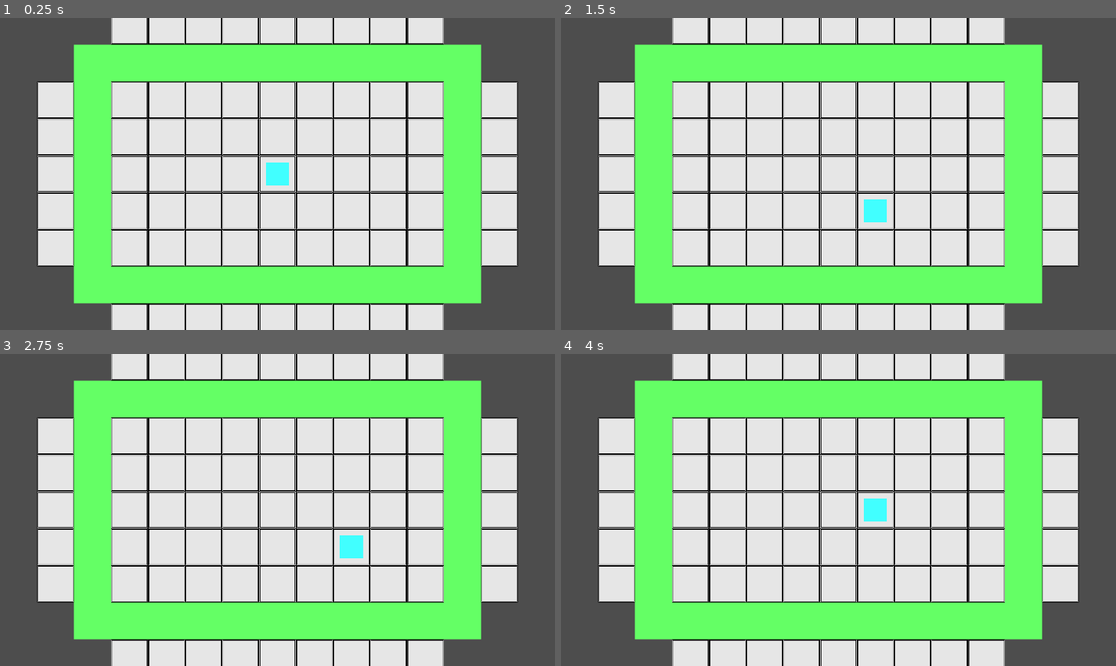
Above: before the commit, frames 1-4 (two rows, left to right).
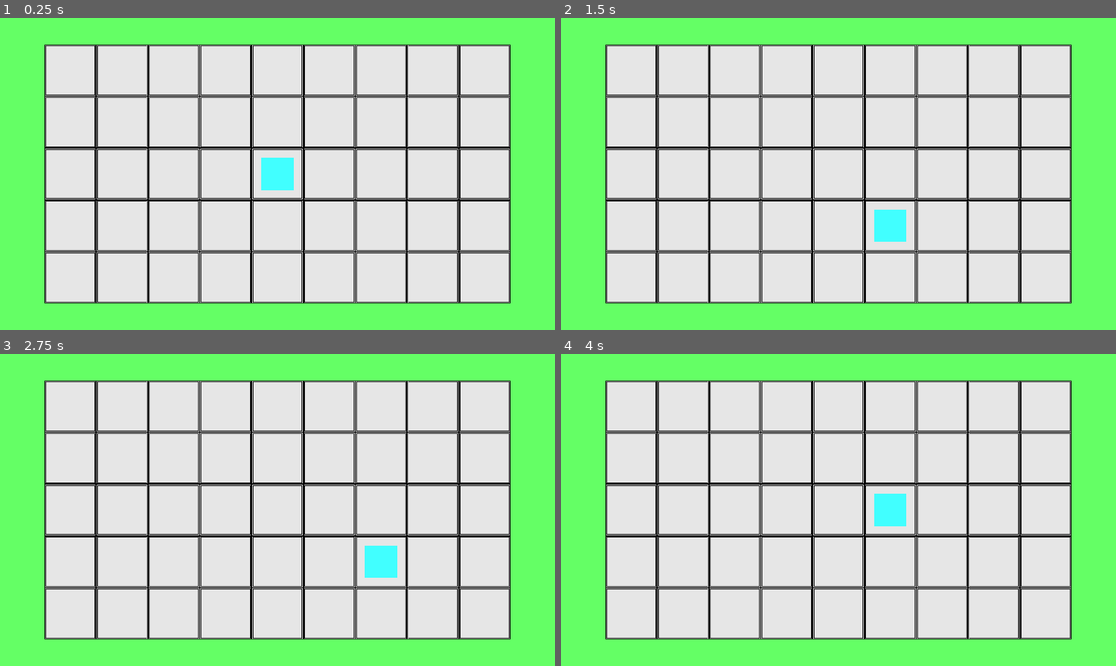
Above: after the commit, the same moments.

Repository: fantasticyeyplustiger/go-go-go
Game: Godot game, scene res://Levels/testing_level.tscn
The game is run twice, just before and just after one commit, with the same random seed, the same clock (stepped at 60 frames per second) and the same inputs. The project has no main scene, so this scene is started directly.
Inputs:
- Up to frame 1 (0.25 s): no input
- Up to frame 2 (1.5 s): tap Enter at 0.5 s; hold D (right) 0.53-1.28 s; tap Space at 1.25 s; hold S (down) from 1.28 s (still down)
- Up to frame 3 (2.75 s): tap Enter at 2 s; release S (down) at 2.03 s; hold D (right) from 2.03 s (still down)
- Up to frame 4 (4 s): tap Space at 2.75 s; release D (right) at 2.78 s; hold W (up) 2.78-3.53 s; tap Enter at 3.5 s; hold A (left) from 3.53 s (still down)

The runs differ from the first frame. In frame 1, 67% of the frame differs, in the area x 0-100%, y 0-100%; in frame 2, 67%; in frame 3, 68%; in frame 4, 67%.

Commit message:
whole bunch of level code

Diff:
--- a/GoGoGo!/Levels/LevelScript.gd
+++ b/GoGoGo!/Levels/LevelScript.gd
@@ -1,51 +1,91 @@
 extends Node2D
 
+#region export variables
 @export var rows = 0
 @export var columns = 0
 @export var beats_per_minute = 0
-
+@export var attack_spot_limit = 0
+
+# needed to set spawn positions
+# directions are the direction obstacle will roll down
+@export var start_up_row = Vector2()
+@export var start_down_row = Vector2()
+@export var start_left_column = Vector2()
+@export var start_right_column = Vector2()
+#endregion
+
+#region variables
 enum obstacles {NONE, BOULDER, ROCK_PELLET, STEEL_BALL, IRON_PELLET}
 
 var rng = RandomNumberGenerator.new()
-var wave = 0
+var wave = 1
 var tile_size = 256
 
+# obstacles will move in that direction when attacking
 var attack_right_rows = []
 var attack_left_rows = []
 var attack_up_columns = []
 var attack_down_columns = []
 
+# obstacles will move in that direction once spawned at that position in the array
+var spawn_to_right = []
+var spawn_to_left = []
+var spawn_to_up = []
+var spawn_to_down = []
+#endregion
+
 #region obstacle variables
-var bouler = preload("res://Obstacles/Boulder.tscn").instantiate()
+var boulder = preload("res://Obstacles/Boulder.tscn").instantiate()
 var steel_ball = preload("res://Obstacles/SteelBall.tscn").instantiate()
 var rock_pellet = preload("res://Obstacles/RockPellet.tscn").instantiate()
 var iron_pellet = preload("res://Obstacles/IronPellet.tscn").instantiate()
 #endregion
 
 
-
-# Called when the node enters the scene tree for the first time.
 func _ready():
 
+	#region initializing arrays
 	attack_right_rows.resize(rows)
 	attack_left_rows.resize(rows)
+	spawn_to_right.resize(rows)
+	spawn_to_left.resize(rows)
 	attack_up_columns.resize(columns)
 	attack_down_columns.resize(columns)
-
+	spawn_to_up.resize(columns)
+	spawn_to_down.resize(columns)
+
+	initialize_obstacle_spawner_positions(rows, spawn_to_left, start_left_column, 0, tile_size)
+	initialize_obstacle_spawner_positions(rows, spawn_to_right, start_right_column, 0, tile_size)
+	initialize_obstacle_spawner_positions(columns, spawn_to_up, start_up_row, tile_size, 0)
+	initialize_obstacle_spawner_positions(columns, spawn_to_down, start_down_row, tile_size, 0)
+#endregion
 
 	$Timer.wait_time = 2
 	pass # Replace with function body.
+
+'''
+-- INITIALIZE OBSTACLE SPAWNER POSITIONS --
+- initializes the positions of every obstacle spawner
+- called by ready
+'''
+func initialize_obstacle_spawner_positions(rows_or_columns, spawn_row_or_column,
+			start_row_or_column, x_direction_adder, y_direction_adder):
+
+	for i in rows_or_columns:
+
+		# because the start of a row / column is the very first and
+		# doesn't need anything added to its position
+		if i == 0:
+			spawn_row_or_column[i] = start_row_or_column
+
+		spawn_row_or_column[i] = start_row_or_column + (Vector2(x_direction_adder, y_direction_adder) * (i + 1))
 
 '''
 var obj = preload(copy path).instantiate()
 add_child(obj)
 obj.global_position = pos
 '''
-
-
 # Called every frame. 'delta' is the elapsed time since the previous frame.
-func _process(delta):
-	pass
 
 '''
 -- GET RANDOM OBSTACLES --
@@ -56,24 +96,98 @@
 	var obstacles = rng.randi_range(1, 3)
 	obstacles = obstacles * (wave / 5)
 
-func attack():
-	var amount_of_attacks = randi_range(0, 10)
+'''
+-- GET ATTACK --
+- gets the places the level is going to attack from for ONE wave
+'''
+func get_attack(amount_of_attacks):
 
 	for attacks in amount_of_attacks:
-		var left_right_up_or_down = randi_range(0, 1)
+
+		# left_right and up_down are not the same to prevent confusion
+		var left_right = randi_range(0, 1)
+		var up_down = randi_range(0, 1)
+
 		var vertical_or_horizontal = randi_range(0, 1)
-		if vertical_or_horizontal == 0:
-
-			pass
-
-func get_random_row_and_column(direction):
+
+		# 0 = left / up, 1 = right / down
+		# 0 = horizontal, 1 = vertical
+		var attack_spot = get_random_row_or_column(vertical_or_horizontal)
+		var obstacle = get_random_obstacle()
+
+		if vertical_or_horizontal == 0: # vertical
+
+			if up_down == 0: # up
+				attack_up_columns[attack_spot] = obstacle
+
+			else: # down
+				attack_down_columns[attack_spot] = obstacle
+
+		else: # horizontal
+
+			if left_right == 0: # left
+				attack_left_rows[attack_spot] = obstacle
+
+			else:
+				attack_up_columns[attack_spot] = obstacle
+
+'''
+-- GET RANDOM OBSTACLE --
+- gets a random obstacle from the obstacles enum and returns it
+'''
+func get_random_obstacle():
+
+	# obstacles {NONE, BOULDER, ROCK_PELLET, STEEL_BALL, IRON_PELLET}
+
+	var obstacle = rng.randi_range(1, 4)
+
+	return obstacles.keys()[obstacle]
+
+'''
+-- GET RANDOM ROW OR COLUMN --
+- gets a random row or column and returns it
+- input: direction (decides if rows or columns should be returned)
+'''
+func get_random_row_or_column(direction):
+
 	if direction == 0:
-		# attack_rows = rng.randi_range(0, rows - 1)
-		pass
+		return rng.randi_range(0, rows - 1)
+
 	elif direction == 1:
-		# attack_columns = rng.randi_range(0, columns - 1)
-		pass
-	#pass
+		return rng.randi_range(0, columns - 1)
+
+'''
+-- GET AMOUNT OF ATTACKS --
+- gets the amount of attacks to send for this wave
+- input: wave (the higher the wave, the more likely more obstacles will come)
+'''
+func get_amount_of_attacks(wave):
+
+	var possible_attack_spots
+
+	if wave >= 20:
+		possible_attack_spots = attack_spot_limit
+
+	elif wave >= 15:
+		possible_attack_spots = attack_spot_limit / 2
+
+	elif wave >= 10:
+		possible_attack_spots = attack_spot_limit / 3
+
+	elif wave >= 5:
+		possible_attack_spots = attack_spot_limit / 5
+
+	else:
+		return 1
+
+	# makes it so you won't happen to get 1 obstacle in like wave 100 or something
+	var wave_multiplier = wave / 10
+
+	if wave_multiplier >= attack_spot_limit:
+		return attack_spot_limit
+
+	var attack_spots = randi_range(wave_multiplier, possible_attack_spots)
+	return attack_spots
 
 '''
 -- ON RHYTHM --
@@ -81,4 +195,6 @@
 '''
 func on_rhythm():
 
+	var amount_of_attacks = get_amount_of_attacks(wave)
+	get_attack(amount_of_attacks)
 	pass # Replace with function body.
--- a/GoGoGo!/Levels/testing_level.tscn
+++ b/GoGoGo!/Levels/testing_level.tscn
@@ -1,14 +1,20 @@
-[gd_scene load_steps=4 format=3 uid="uid://bmdbva8kn4x2k"]
+[gd_scene load_steps=5 format=3 uid="uid://bmdbva8kn4x2k"]
 
 [ext_resource type="PackedScene" uid="uid://dxmp7dh3ta2e5" path="res://TileMaps/Map1TileMap.tscn" id="1_5yvkk"]
 [ext_resource type="Script" path="res://Levels/LevelScript.gd" id="1_q061h"]
 [ext_resource type="PackedScene" uid="uid://5re3nmcyjgut" path="res://Player/Player.tscn" id="2_2enu4"]
+[ext_resource type="Texture2D" uid="uid://bflq3giud6ni0" path="res://Sprites/FloorTile1.png" id="4_eq4b8"]
 
 [node name="testing level" type="Node2D"]
 script = ExtResource("1_q061h")
 rows = 5
 columns = 9
 beats_per_minute = 120
+attack_spot_limit = 10
+start_up_row = Vector2(384, 128)
+start_down_row = Vector2(384, -1920)
+start_left_column = Vector2(2944, -1408)
+start_right_column = Vector2(-128, -1408)
 
 [node name="TileMap" parent="." instance=ExtResource("1_5yvkk")]
 position = Vector2(512, -768)
@@ -19,8 +25,12 @@
 
 [node name="Camera2D" type="Camera2D" parent="."]
 position = Vector2(1408, -896)
-zoom = Vector2(0.5, 0.5)
+zoom = Vector2(0.7, 0.7)
 
 [node name="Timer" type="Timer" parent="."]
 
+[node name="FloorTile1" type="Sprite2D" parent="."]
+position = Vector2(384, -1920)
+texture = ExtResource("4_eq4b8")
+
 [connection signal="timeout" from="Timer" to="." method="on_rhythm"]
--- a/GoGoGo!/Player/player.gd
+++ b/GoGoGo!/Player/player.gd
@@ -54,7 +54,7 @@
 		moving = false
 
 
-func die(area):
+func get_damaged(area):
 	#Globals.emit_signal(stop_level)
 
 	pass
--- a/GoGoGo!/Player/player.tscn
+++ b/GoGoGo!/Player/player.tscn
@@ -28,4 +28,4 @@
 
 [node name="WallDetector" type="RayCast2D" parent="."]
 
-[connection signal="area_entered" from="Hitbox" to="." method="die"]
+[connection signal="area_entered" from="Hitbox" to="." method="get_damaged"]
